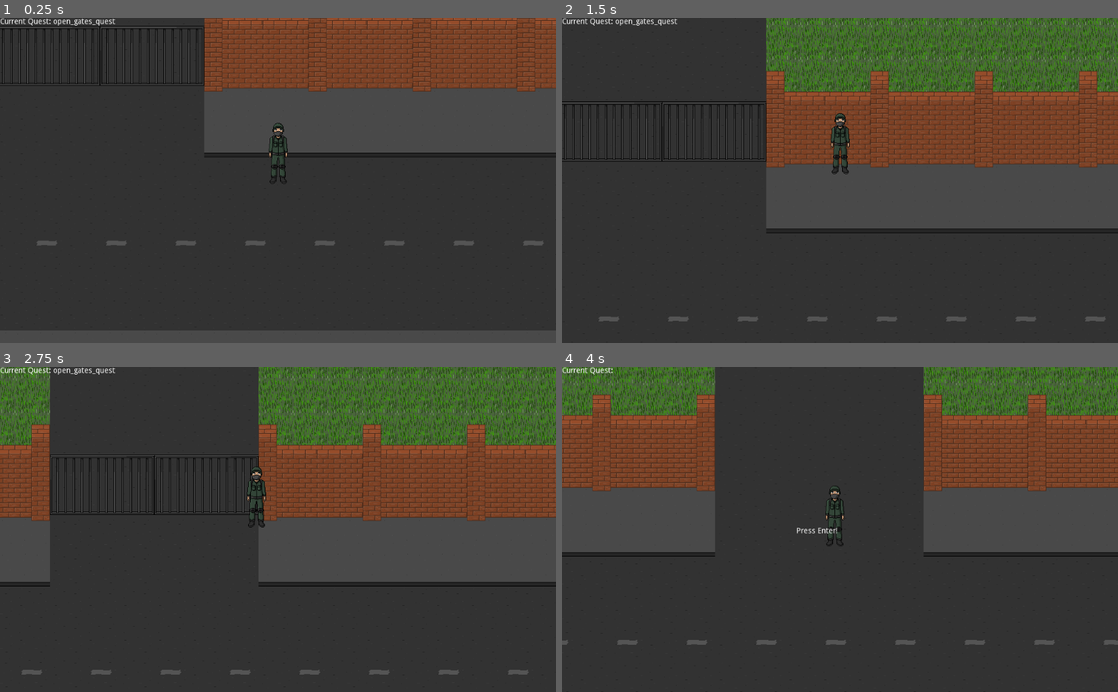
Above: before the commit, frames 1-4 (two rows, left to right).
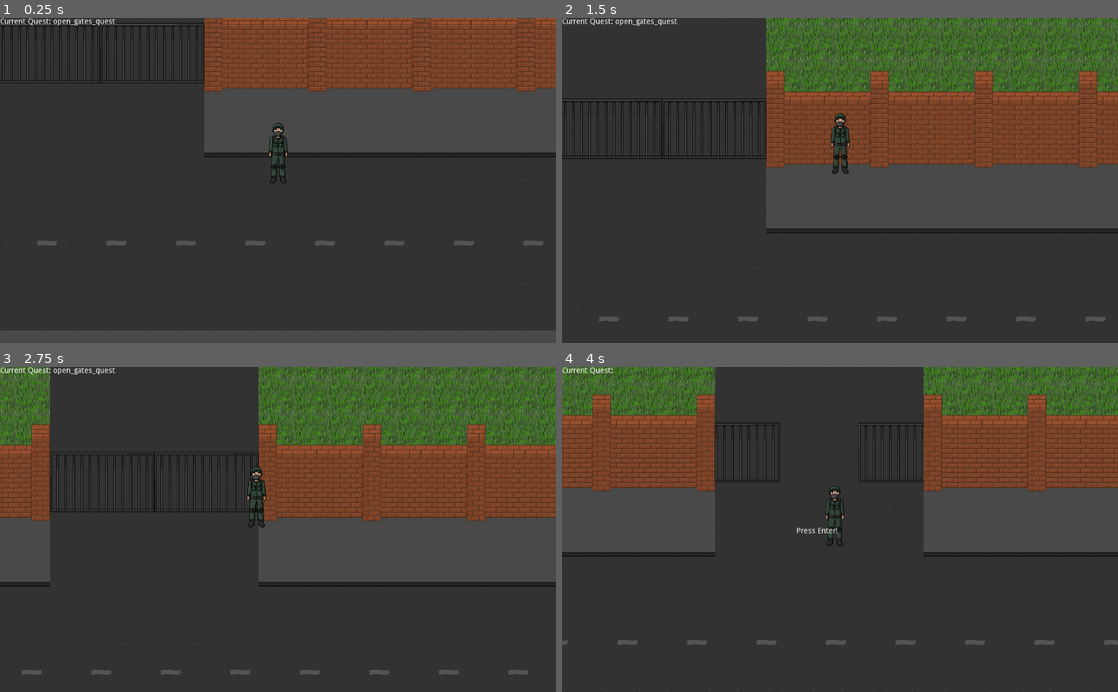
Above: after the commit, the same moments.

Repository: XummukProgrammer/MiniPayday
Game: Godot game, scene res://scenes/test/clear_gates.tscn
Same seed, same stepped clock (60 frames per second), same inputs: the game is played once before the commit and once after it.
Inputs:
- Up to frame 1 (0.25 s): no input
- Up to frame 2 (1.5 s): tap Enter (ui_accept) at 0.5, 0.77 s; hold Up (ui_up) from 0.53 s (still down)
- Up to frame 3 (2.75 s): tap Enter (ui_accept) at 1.52, 2 s; release Up (ui_up) at 2.03 s; hold Left (ui_left) from 2.03 s (still down)
- Up to frame 4 (4 s): tap Enter (ui_accept) at 3.02, 3.5, 3.77 s; release Left (ui_left) at 3.53 s; hold Down (ui_down) from 3.53 s (still down)

The runs differ from the first frame. In frame 1, 0.4% of the frame differs, in the area x 0-37%, y 1-21%; in frame 2, 0.5%; in frame 3, 1.0%, in the area x 9-47%, y 26-46%; in frame 4, 0.8%.

Commit message:
Сделано открытие дверей

Diff:
--- a/prefabs/action_objects/gates_01.tscn
+++ b/prefabs/action_objects/gates_01.tscn
@@ -7,7 +7,7 @@
 extents = Vector2( 96, 5 )
 
 [sub_resource type="Animation" id=2]
-length = 0.001
+step = 1.0
 tracks/0/type = "value"
 tracks/0/path = NodePath("left_gate:position")
 tracks/0/interp = 1
@@ -15,10 +15,10 @@
 tracks/0/imported = false
 tracks/0/enabled = true
 tracks/0/keys = {
-"times": PoolRealArray( 0 ),
-"transitions": PoolRealArray( 1 ),
+"times": PoolRealArray( 0, 1 ),
+"transitions": PoolRealArray( 1, 1 ),
 "update": 0,
-"values": [ Vector2( -250, -60 ) ]
+"values": [ Vector2( -96, -60 ), Vector2( -250, -60 ) ]
 }
 tracks/1/type = "value"
 tracks/1/path = NodePath("rigth_gate:position")
@@ -27,10 +27,10 @@
 tracks/1/imported = false
 tracks/1/enabled = true
 tracks/1/keys = {
-"times": PoolRealArray( 0 ),
-"transitions": PoolRealArray( 1 ),
+"times": PoolRealArray( 0, 1 ),
+"transitions": PoolRealArray( 1, 1 ),
 "update": 0,
-"values": [ Vector2( 250, -60 ) ]
+"values": [ Vector2( 96, -60 ), Vector2( 250, -60 ) ]
 }
 
 [sub_resource type="Animation" id=3]
@@ -64,7 +64,7 @@
 script = ExtResource( 2 )
 
 [node name="left_gate" type="KinematicBody2D" parent="."]
-position = Vector2( -250, -60 )
+position = Vector2( -96, -60 )
 
 [node name="Sprite" type="Sprite" parent="left_gate"]
 texture = ExtResource( 1 )
@@ -74,7 +74,7 @@
 shape = SubResource( 1 )
 
 [node name="rigth_gate" type="KinematicBody2D" parent="."]
-position = Vector2( 250, -60 )
+position = Vector2( 96, -60 )
 
 [node name="Sprite" type="Sprite" parent="rigth_gate"]
 texture = ExtResource( 1 )
--- a/prefabs/decor/gates_01.tscn
+++ /dev/null
@@ -1,28 +0,0 @@
-[gd_scene load_steps=3 format=2]
-
-[ext_resource path="res://textures/decor/gates_01.png" type="Texture" id=1]
-
-[sub_resource type="RectangleShape2D" id=1]
-extents = Vector2( 96, 5 )
-
-[node name="gates_01" type="Node2D"]
-
-[node name="left_gate" type="KinematicBody2D" parent="."]
-position = Vector2( -96, -60 )
-
-[node name="Sprite" type="Sprite" parent="left_gate"]
-texture = ExtResource( 1 )
-
-[node name="CollisionShape2D" type="CollisionShape2D" parent="left_gate"]
-position = Vector2( 0, 60 )
-shape = SubResource( 1 )
-
-[node name="rigth_gate" type="KinematicBody2D" parent="."]
-position = Vector2( 96, -60 )
-
-[node name="Sprite" type="Sprite" parent="rigth_gate"]
-texture = ExtResource( 1 )
-
-[node name="CollisionShape2D" type="CollisionShape2D" parent="rigth_gate"]
-position = Vector2( 0, 60 )
-shape = SubResource( 1 )
--- a/project.godot
+++ b/project.godot
@@ -13,6 +13,11 @@
 "class": "action",
 "language": "GDScript",
 "path": "res://scripts/actions/action.gd"
+}, {
+"base": "action",
+"class": "action_gates",
+"language": "GDScript",
+"path": "res://scripts/actions/action_door.gd"
 }, {
 "base": "action",
 "class": "action_remove_node",
@@ -61,6 +66,7 @@
 } ]
 _global_script_class_icons={
 "action": "",
+"action_gates": "",
 "action_remove_node": "",
 "condition": "",
 "main": "",
--- /dev/null
+++ b/resources/actions/door_action.tres
@@ -0,0 +1,9 @@
+[gd_resource type="Resource" load_steps=2 format=2]
+
+[ext_resource path="res://scripts/actions/action_door.gd" type="Script" id=1]
+
+[resource]
+script = ExtResource( 1 )
+_id = "id"
+_node_name = NodePath("../sort_objects/gates_01")
+_action = 0
--- a/resources/quests/open_gates/1/quest.tres
+++ b/resources/quests/open_gates/1/quest.tres
@@ -2,7 +2,7 @@
 
 [ext_resource path="res://scripts/quests/quest.gd" type="Script" id=1]
 [ext_resource path="res://resources/quests/open_gates/1/condition.tres" type="Resource" id=2]
-[ext_resource path="res://resources/quests/open_gates/1/action.tres" type="Resource" id=3]
+[ext_resource path="res://resources/actions/door_action.tres" type="Resource" id=3]
 
 [resource]
 script = ExtResource( 1 )
--- a/scenes/test/clear_gates.tscn
+++ b/scenes/test/clear_gates.tscn
@@ -1,22 +1,24 @@
-[gd_scene load_steps=11 format=2]
+[gd_scene load_steps=13 format=2]
 
 [ext_resource path="res://scripts/main.gd" type="Script" id=1]
 [ext_resource path="res://scripts/quests/quests.gd" type="Script" id=2]
-[ext_resource path="res://resources/quests/open_gates/chain.tres" type="Resource" id=3]
+[ext_resource path="res://scripts/quests/quest_queue.gd" type="Script" id=3]
 [ext_resource path="res://resources/tilesets/tilesets_01.tres" type="TileSet" id=4]
 [ext_resource path="res://prefabs/decor/brick_border_left.tscn" type="PackedScene" id=5]
 [ext_resource path="res://scenes/player.tscn" type="PackedScene" id=6]
 [ext_resource path="res://scenes/camera.tscn" type="PackedScene" id=7]
-[ext_resource path="res://prefabs/decor/gates_01.tscn" type="PackedScene" id=8]
+[ext_resource path="res://prefabs/action_objects/gates_01.tscn" type="PackedScene" id=8]
 [ext_resource path="res://prefabs/decor/brick_border_rigth.tscn" type="PackedScene" id=9]
+[ext_resource path="res://resources/quests/open_gates/1/quest.tres" type="Resource" id=10]
 [ext_resource path="res://scenes/messagable_input_control.tscn" type="PackedScene" id=11]
+
+[sub_resource type="Resource" id=1]
+script = ExtResource( 3 )
+_id = ""
+_quests_data = [ ExtResource( 10 ) ]
 
 [node name="main" type="Node2D"]
 script = ExtResource( 1 )
-
-[node name="quests" type="Node" parent="."]
-script = ExtResource( 2 )
-_base_quest = ExtResource( 3 )
 
 [node name="camera" parent="." instance=ExtResource( 7 )]
 
@@ -63,11 +65,11 @@
 [node name="brick_border_right6" parent="sort_objects" instance=ExtResource( 9 )]
 position = Vector2( 1888, 186 )
 
+[node name="gates_01" parent="sort_objects" instance=ExtResource( 8 )]
+position = Vector2( 640, 179 )
+
 [node name="player" parent="sort_objects" instance=ExtResource( 6 )]
 position = Vector2( 968, 363 )
-
-[node name="gates_01" parent="sort_objects" instance=ExtResource( 8 )]
-position = Vector2( 640, 184 )
 
 [node name="messagable_input_control" parent="." instance=ExtResource( 11 )]
 position = Vector2( 636, 272 )
@@ -79,3 +81,7 @@
 margin_right = 40.0
 margin_bottom = 14.0
 text = "Current Quest: QUEST_1"
+
+[node name="quests" type="Node" parent="."]
+script = ExtResource( 2 )
+_base_quest = SubResource( 1 )
--- a/scenes/test_wall.tscn
+++ /dev/null
@@ -1,16 +0,0 @@
-[gd_scene load_steps=3 format=2]
-
-[ext_resource path="res://icon.png" type="Texture" id=1]
-
-[sub_resource type="RectangleShape2D" id=1]
-extents = Vector2( 236, 15 )
-
-[node name="test_wall" type="KinematicBody2D"]
-
-[node name="Sprite" type="Sprite" parent="."]
-scale = Vector2( 7.39063, 1.5 )
-texture = ExtResource( 1 )
-
-[node name="CollisionShape2D" type="CollisionShape2D" parent="."]
-position = Vector2( 0, 32 )
-shape = SubResource( 1 )
--- /dev/null
+++ b/scripts/action_objects/gates_object.gd
@@ -0,0 +1,18 @@
+extends Node2D
+
+export var is_open = false
+
+func _ready():
+	if is_open:
+		$animation.play("open_gate")
+
+
+func open():
+	if !is_open:
+		is_open = true;
+		$animation.play("open_gate")
+
+func close():
+	if is_open:
+		is_open = false;
+		$animation.play_backwards("open_gate")
--- /dev/null
+++ b/scripts/actions/action_door.gd
@@ -0,0 +1,18 @@
+class_name action_gates extends action
+
+enum Action {OPEN, CLOSE}
+
+# Название ноды (Относительно main)
+export var _node_name : NodePath
+export (int, "OPEN", "CLOSE") var _action
+
+# Удаляем ноду.
+func execute():
+	var path = String(_node_name).replace("../", "")
+	var node = GlobalVariables.get_main().get_node(path)
+	print(node)
+	if node:
+		if _action == 0:
+			node.open()
+		if _action == 1:
+			node.close()
